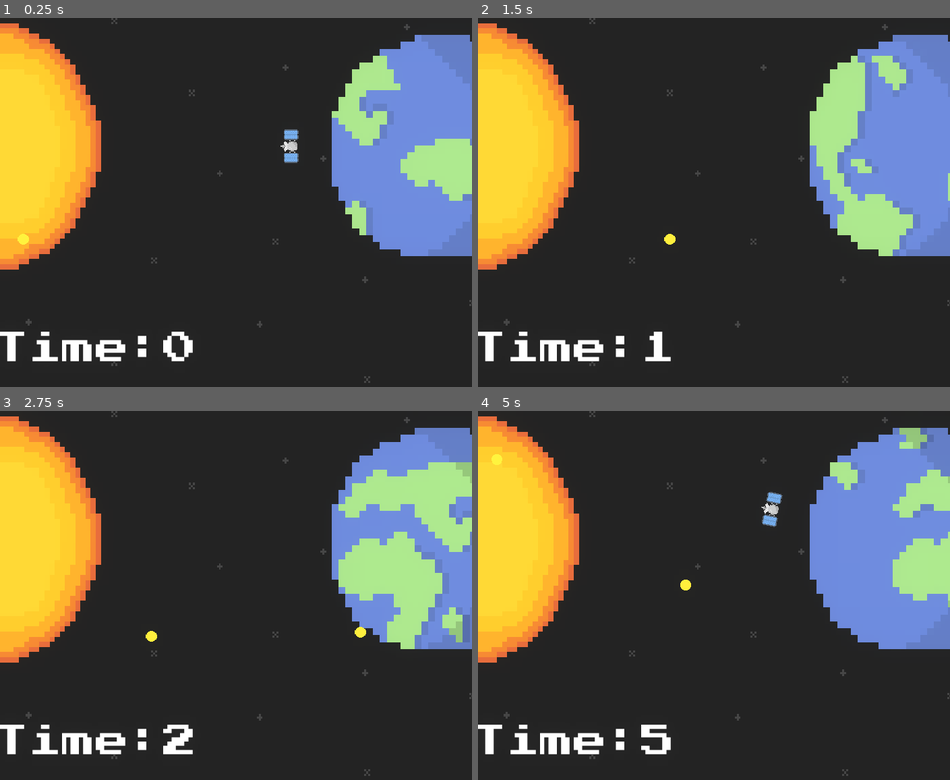
Above: before the commit, frames 1-4 (two rows, left to right).
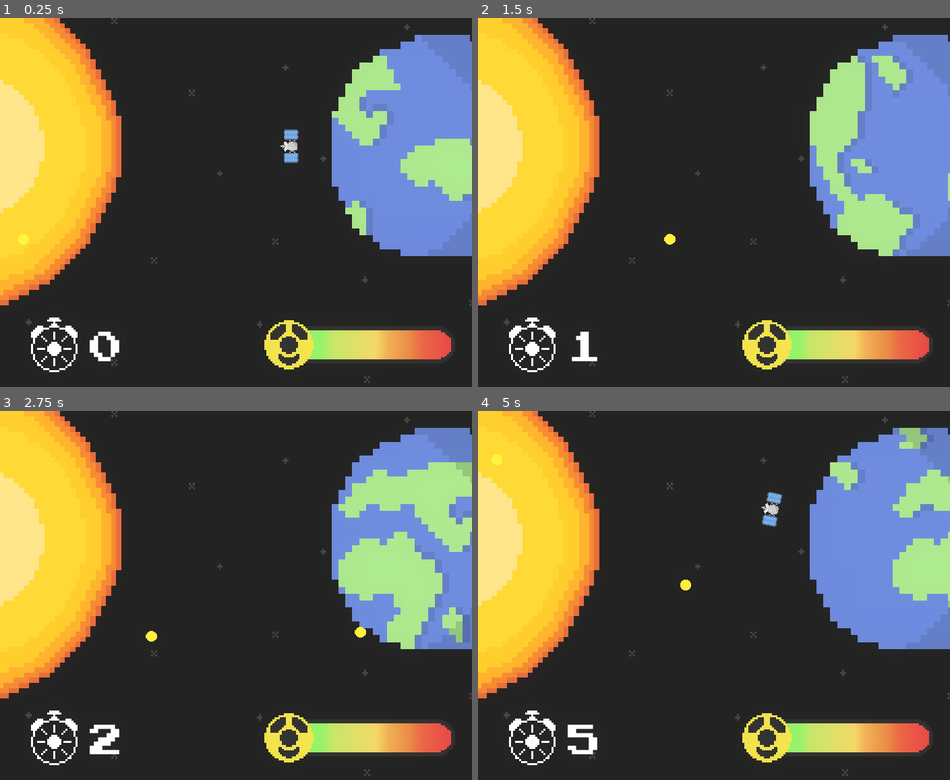
Above: after the commit, the same moments.

Repository: Liamx220/MiniJam76
Game: Godot game, scene res://main.tscn
Same seed, same stepped clock (60 frames per second), same inputs: the game is played once before the commit and once after it.
Inputs:
- Up to frame 1 (0.25 s): no input
- Up to frame 2 (1.5 s): hold D (right) 0.53-1.28 s; tap Enter at 1.25 s; hold A (left) from 1.28 s (still down)
- Up to frame 3 (2.75 s): release A (left) at 2.03 s; hold D (right) from 2.03 s (still down)
- Up to frame 4 (5 s): release D (right) at 3.53 s; hold A (left) from 3.53 s (still down)

The runs differ from the first frame. In frame 1, 16% of the frame differs, in the area x 0-96%, y 0-96%; in frame 2, 16%; in frame 3, 16%; in frame 4, 16%.

Commit message:
added in UI sprites

Diff:
--- a/MiniJam76/MiniJam76/Display.gd
+++ b/MiniJam76/MiniJam76/Display.gd
@@ -4,4 +4,4 @@
 	pass # Replace with function body.
 
 func _process(delta):
-	text = "Time:" + str(get_parent().DisplayValue)
+	text = str(get_parent().DisplayValue)
--- a/MiniJam76/MiniJam76/Main.tscn
+++ b/MiniJam76/MiniJam76/Main.tscn
@@ -9,30 +9,34 @@
 [ext_resource path="res://Main.gd" type="Script" id=7]
 [ext_resource path="res://Display.gd" type="Script" id=8]
 [ext_resource path="res://PressStart2P-Regular.ttf" type="DynamicFontData" id=9]
+[ext_resource path="res://Sprites/stopwatch.png" type="Texture" id=10]
+[ext_resource path="res://Sprites/rad_bar_fill.png" type="Texture" id=11]
+[ext_resource path="res://Sprites/rad_bar_background.png" type="Texture" id=12]
+[ext_resource path="res://Sprites/radiation_symbol.png" type="Texture" id=13]
 
-[sub_resource type="RectangleShape2D" id=13]
+[sub_resource type="RectangleShape2D" id=1]
 extents = Vector2( 8.29504, 17.9775 )
 
-[sub_resource type="AtlasTexture" id=14]
+[sub_resource type="AtlasTexture" id=2]
 atlas = ExtResource( 2 )
 region = Rect2( 0, 0, 31, 16 )
 
-[sub_resource type="AtlasTexture" id=15]
+[sub_resource type="AtlasTexture" id=3]
 atlas = ExtResource( 2 )
 region = Rect2( 31, 0, 31, 16 )
 
-[sub_resource type="SpriteFrames" id=16]
+[sub_resource type="SpriteFrames" id=4]
 animations = [ {
-"frames": [ SubResource( 14 ), SubResource( 15 ) ],
+"frames": [ SubResource( 2 ), SubResource( 3 ) ],
 "loop": true,
 "name": "default",
 "speed": 1.0
 } ]
 
-[sub_resource type="RectangleShape2D" id=17]
+[sub_resource type="RectangleShape2D" id=5]
 extents = Vector2( 10.161, 22.4356 )
 
-[sub_resource type="DynamicFont" id=18]
+[sub_resource type="DynamicFont" id=6]
 size = 50
 font_data = ExtResource( 9 )
 
@@ -59,43 +63,62 @@
 
 [node name="CollisionShape2D" type="CollisionShape2D" parent="satellite"]
 position = Vector2( -161.592, 0.532471 )
-shape = SubResource( 13 )
+shape = SubResource( 1 )
 
 [node name="Sprite" type="AnimatedSprite" parent="satellite"]
 position = Vector2( -163.586, 1.21353 )
 rotation = -1.5708
 scale = Vector2( 1.238, 1.238 )
-frames = SubResource( 16 )
+frames = SubResource( 4 )
 playing = true
 
 [node name="Area2D" type="Area2D" parent="satellite"]
 
 [node name="CollisionShape2D" type="CollisionShape2D" parent="satellite/Area2D"]
 position = Vector2( -161.437, 0.429047 )
-shape = SubResource( 17 )
+shape = SubResource( 5 )
 
 [node name="Node2D" parent="." instance=ExtResource( 4 )]
 
-[node name="Timer" type="Timer" parent="."]
+[node name="Control" type="Control" parent="."]
+margin_top = 422.0
+margin_right = 950.0
+margin_bottom = 547.0
+__meta__ = {
+"_edit_use_anchors_": false
+}
 
-[node name="Display" type="Label" parent="."]
-margin_left = -7.55957
-margin_top = 464.837
-margin_right = 332.44
-margin_bottom = 549.837
-custom_fonts/font = SubResource( 18 )
-text = "Time"
+[node name="timer text" type="Label" parent="."]
+margin_left = 122.793
+margin_top = 448.436
+margin_right = 192.793
+margin_bottom = 533.437
+custom_fonts/font = SubResource( 6 )
+text = "0"
+align = 1
+valign = 1
 script = ExtResource( 8 )
 __meta__ = {
 "_edit_use_anchors_": false
 }
 
-[node name="Control" type="Control" parent="."]
-margin_top = 422.0
-margin_right = 701.0
-margin_bottom = 547.0
-__meta__ = {
-"_edit_use_anchors_": false
-}
+[node name="timer sprite" type="Sprite" parent="."]
+position = Vector2( 80.8754, 484.612 )
+scale = Vector2( 2.99809, 2.99809 )
+texture = ExtResource( 10 )
+
+[node name="Timer" type="Timer" parent="."]
+
+[node name="rad_bar_background" type="Sprite" parent="."]
+position = Vector2( 542.42, 484.612 )
+scale = Vector2( 2.90423, 2.90423 )
+texture = ExtResource( 12 )
+
+[node name="rad_bar_fill" type="Sprite" parent="rad_bar_background"]
+texture = ExtResource( 11 )
+
+[node name="radiation_symbol" type="Sprite" parent="rad_bar_background"]
+position = Vector2( -39.2316, 0 )
+texture = ExtResource( 13 )
 [connection signal="area_entered" from="satellite/Area2D" to="satellite" method="_on_Area2D_area_entered"]
 [connection signal="timeout" from="Timer" to="." method="_on_Timer_timeout"]
--- a/MiniJam76/MiniJam76/main.tscn
+++ b/MiniJam76/MiniJam76/main.tscn
@@ -1,8 +1,124 @@
-[gd_scene load_steps=2 format=2]
+[gd_scene load_steps=20 format=2]
 
-[ext_resource path="res://sun.tscn" type="PackedScene" id=1]
+[ext_resource path="res://earth.tscn" type="PackedScene" id=1]
+[ext_resource path="res://Sprites/satellite_blink.png" type="Texture" id=2]
+[ext_resource path="res://Sprites/background.png" type="Texture" id=3]
+[ext_resource path="res://sun.tscn" type="PackedScene" id=4]
+[ext_resource path="res://player.gd" type="Script" id=5]
+[ext_resource path="res://spawner.tscn" type="PackedScene" id=6]
+[ext_resource path="res://Main.gd" type="Script" id=7]
+[ext_resource path="res://Display.gd" type="Script" id=8]
+[ext_resource path="res://PressStart2P-Regular.ttf" type="DynamicFontData" id=9]
+[ext_resource path="res://Sprites/stopwatch.png" type="Texture" id=10]
+[ext_resource path="res://Sprites/rad_bar_fill.png" type="Texture" id=11]
+[ext_resource path="res://Sprites/rad_bar_background.png" type="Texture" id=12]
+[ext_resource path="res://Sprites/radiation_symbol.png" type="Texture" id=13]
+
+[sub_resource type="RectangleShape2D" id=1]
+extents = Vector2( 8.29504, 17.9775 )
+
+[sub_resource type="AtlasTexture" id=2]
+atlas = ExtResource( 2 )
+region = Rect2( 0, 0, 31, 16 )
+
+[sub_resource type="AtlasTexture" id=3]
+atlas = ExtResource( 2 )
+region = Rect2( 31, 0, 31, 16 )
+
+[sub_resource type="SpriteFrames" id=4]
+animations = [ {
+"frames": [ SubResource( 2 ), SubResource( 3 ) ],
+"loop": true,
+"name": "default",
+"speed": 1.0
+} ]
+
+[sub_resource type="RectangleShape2D" id=5]
+extents = Vector2( 10.161, 22.4356 )
+
+[sub_resource type="DynamicFont" id=6]
+size = 50
+font_data = ExtResource( 9 )
 
 [node name="Node2D" type="Node2D"]
+script = ExtResource( 7 )
 
-[node name="KinematicBody2D" parent="." instance=ExtResource( 1 )]
-position = Vector2( 0, 500 )
+[node name="background" type="Sprite" parent="."]
+position = Vector2( 463.215, 273.228 )
+scale = Vector2( 2.9505, 3.14692 )
+texture = ExtResource( 3 )
+
+[node name="earth" parent="." instance=ExtResource( 1 )]
+position = Vector2( 655.597, 188.922 )
+
+[node name="spawner" parent="." instance=ExtResource( 6 )]
+
+[node name="satellite" type="KinematicBody2D" parent="." groups=[
+"player",
+]]
+position = Vector2( 656.029, 188.651 )
+scale = Vector2( 1.38587, 1.38587 )
+z_as_relative = false
+script = ExtResource( 5 )
+
+[node name="CollisionShape2D" type="CollisionShape2D" parent="satellite"]
+position = Vector2( -161.592, 0.532471 )
+shape = SubResource( 1 )
+
+[node name="Sprite" type="AnimatedSprite" parent="satellite"]
+position = Vector2( -163.586, 1.21353 )
+rotation = -1.5708
+scale = Vector2( 1.238, 1.238 )
+frames = SubResource( 4 )
+playing = true
+
+[node name="Area2D" type="Area2D" parent="satellite"]
+
+[node name="CollisionShape2D" type="CollisionShape2D" parent="satellite/Area2D"]
+position = Vector2( -161.437, 0.429047 )
+shape = SubResource( 5 )
+
+[node name="Node2D" parent="." instance=ExtResource( 4 )]
+
+[node name="Control" type="Control" parent="."]
+margin_top = 422.0
+margin_right = 950.0
+margin_bottom = 547.0
+__meta__ = {
+"_edit_use_anchors_": false
+}
+
+[node name="timer text" type="Label" parent="."]
+margin_left = 122.793
+margin_top = 448.436
+margin_right = 192.793
+margin_bottom = 533.437
+custom_fonts/font = SubResource( 6 )
+text = "0"
+align = 1
+valign = 1
+script = ExtResource( 8 )
+__meta__ = {
+"_edit_use_anchors_": false
+}
+
+[node name="timer sprite" type="Sprite" parent="."]
+position = Vector2( 80.8754, 484.612 )
+scale = Vector2( 2.99809, 2.99809 )
+texture = ExtResource( 10 )
+
+[node name="Timer" type="Timer" parent="."]
+
+[node name="rad_bar_background" type="Sprite" parent="."]
+position = Vector2( 542.42, 484.612 )
+scale = Vector2( 2.90423, 2.90423 )
+texture = ExtResource( 12 )
+
+[node name="rad_bar_fill" type="Sprite" parent="rad_bar_background"]
+texture = ExtResource( 11 )
+
+[node name="radiation_symbol" type="Sprite" parent="rad_bar_background"]
+position = Vector2( -39.2316, 0 )
+texture = ExtResource( 13 )
+[connection signal="area_entered" from="satellite/Area2D" to="satellite" method="_on_Area2D_area_entered"]
+[connection signal="timeout" from="Timer" to="." method="_on_Timer_timeout"]
Not shown: 1 places in MiniJam76/MiniJam76/Main.tscn that only renumber resources
Binary file added: MiniJam76/MiniJam76/Sprites/rad_bar_background.png
Not shown, added: MiniJam76/MiniJam76/Sprites/rad_bar_background.png.import
Binary file added: MiniJam76/MiniJam76/Sprites/rad_bar_fill.png
Not shown, added: MiniJam76/MiniJam76/Sprites/rad_bar_fill.png.import
Binary file added: MiniJam76/MiniJam76/Sprites/radiation_symbol.png
Not shown, added: MiniJam76/MiniJam76/Sprites/radiation_symbol.png.import
Binary file added: MiniJam76/MiniJam76/Sprites/stopwatch.png
Not shown, added: MiniJam76/MiniJam76/Sprites/stopwatch.png.import
Binary file changed: MiniJam76/MiniJam76/Sprites/sun.png
